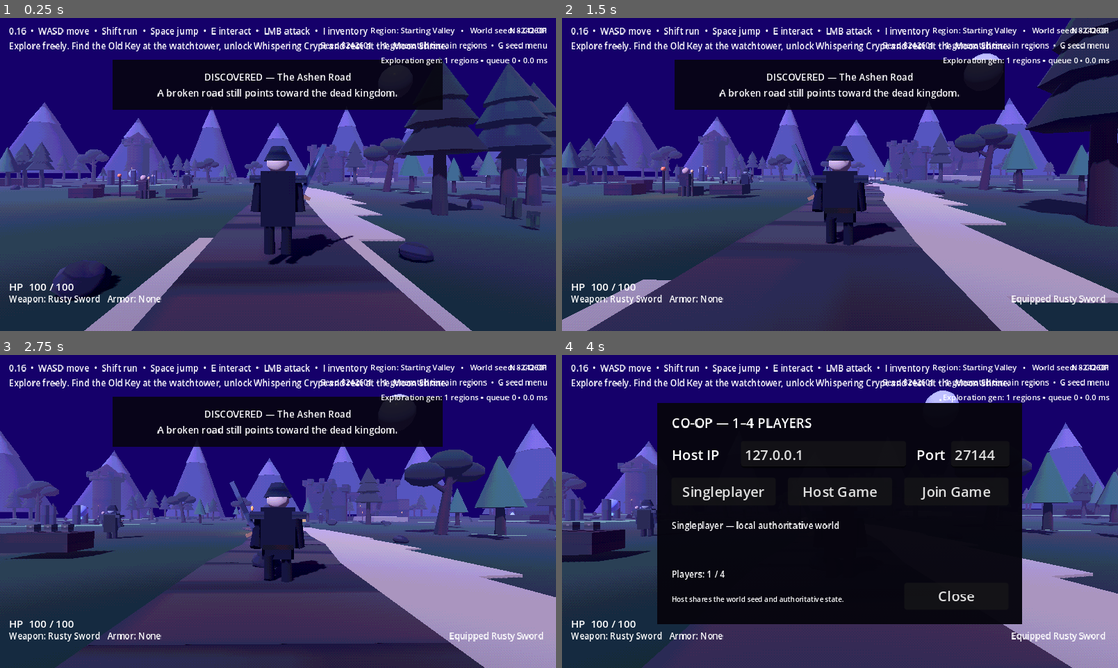
Above: before the commit, frames 1-4 (two rows, left to right).
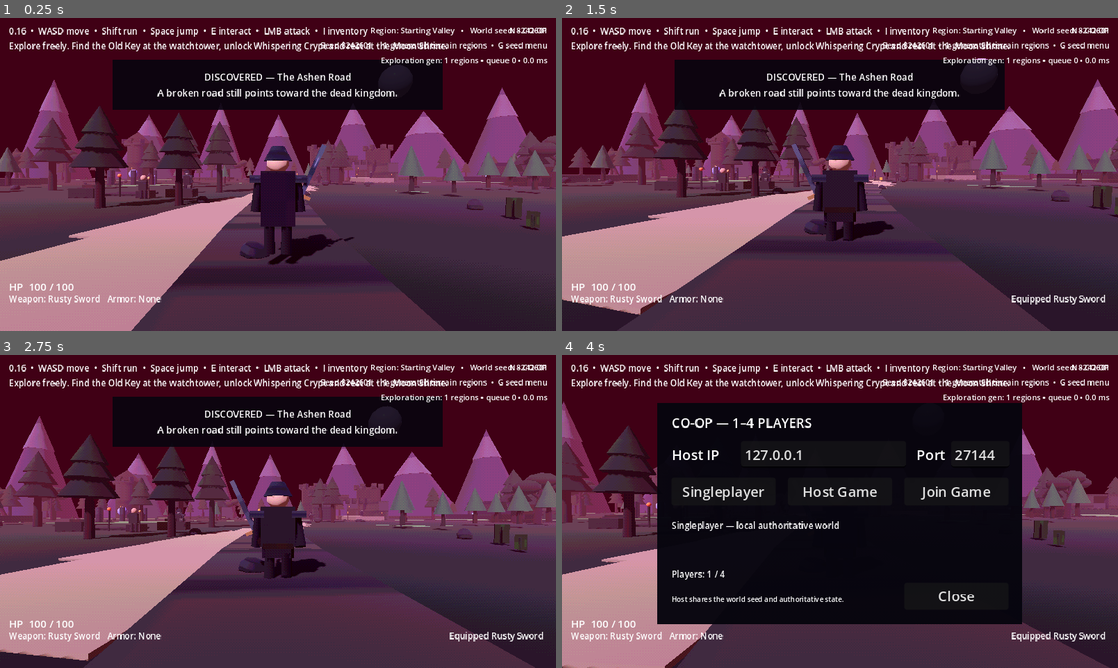
Above: after the commit, the same moments.

Repository: jasonjllind-cpu/aispel
Game: Godot game, scene res://main.tscn
Two runs of this game, one before a commit and one after it. Both use one fixed random seed, a clock stepped at 60 frames per second and the inputs below.
Inputs (mouse positions are in pixels of both pictures, inside the frame that each line leads up to):
- Up to frame 1 (0.25 s): no input
- Up to frame 2 (1.5 s): tap Enter at 0.5 s; move the mouse to (867, 174) at 0.52 s; press the mouse at (867, 174) at 0.53 s; hold W (move_forward) from 0.53 s (still down); tap Space (jump) at 0.77 s; move the mouse to (812, 174) at 1.27 s; release the mouse at (812, 174) at 1.28 s; tap R (equip_next) at 1.35 s
- Up to frame 3 (2.75 s): keep holding W (move_forward); tap Space (jump) at 1.52 s; move the mouse to (289, 505) at 2.02 s; hold E (interact) from 2.03 s (still down)
- Up to frame 4 (4 s): keep holding W (move_forward); move the mouse to (834, 517) at 2.77 s; release E (interact) at 2.78 s; tap Shift (sprint) at 2.85 s; tap Space (jump) at 3.02, 3.77 s; move the mouse to (878, 514) at 3.52 s; tap N at 3.6 s

The runs differ from the first frame. In frame 1, 65% of the frame differs, in the area x 0-100%, y 0-100%; in frame 2, 70%; in frame 3, 71%; in frame 4, 42%.

Commit message:
Add obvious seed-based world variants

Diff:
--- a/scripts/world.gd
+++ b/scripts/world.gd
@@ -28,15 +28,19 @@
 	_build_hud()
 
 func _build_environment() -> void:
+	var theme_index: int = _seed_for("environment") % 4
+	var background_colors: Array[Color] = [Color("29106f"), Color("102f54"), Color("4a172e"), Color("163d35")]
+	var ambient_colors: Array[Color] = [Color("7667c7"), Color("5f8fbd"), Color("b06a83"), Color("62a28b")]
+	var fog_colors: Array[Color] = [Color("625b9d"), Color("446f91"), Color("8a4c64"), Color("497f6d")]
 	var world_env := WorldEnvironment.new()
 	var env := Environment.new()
 	env.background_mode = Environment.BG_COLOR
-	env.background_color = Color("29106f")
+	env.background_color = background_colors[theme_index]
 	env.ambient_light_source = Environment.AMBIENT_SOURCE_COLOR
-	env.ambient_light_color = Color("7667c7")
+	env.ambient_light_color = ambient_colors[theme_index]
 	env.ambient_light_energy = 0.72
 	env.fog_enabled = true
-	env.fog_light_color = Color("625b9d")
+	env.fog_light_color = fog_colors[theme_index]
 	env.fog_density = 0.011
 	env.fog_sky_affect = 0.88
 	world_env.environment = env
@@ -164,7 +168,10 @@
 	return body
 
 func _build_ground() -> void:
-	_add_static_box(self, Vector3(0, -1.2, 0), Vector3(230, 2.4, 230), Color("4c7044"), TEX_GRASS)
+	var theme_index: int = _seed_for("ground_palette") % 4
+	var ground_colors: Array[Color] = [Color("4c7044"), Color("476b63"), Color("725146"), Color("53634a")]
+	var terrace_colors: Array[Color] = [Color("40643b"), Color("3c5d58"), Color("65443d"), Color("47583e")]
+	_add_static_box(self, Vector3(0, -1.2, 0), Vector3(230, 2.4, 230), ground_colors[theme_index], TEX_GRASS)
 
 	var terrace_positions: Array[Vector3] = [
 		Vector3(-48, 0.35, 32), Vector3(48, 0.55, 38), Vector3(-67, 0.70, -18),
@@ -175,30 +182,38 @@
 		Vector3(28, 1.7, 25), Vector3(25, 0.9, 18), Vector3(30, 1.1, 20)
 	]
 	for i in range(terrace_positions.size()):
-		_add_static_box(self, terrace_positions[i], terrace_sizes[i], Color("40643b"), TEX_GRASS)
+		_add_static_box(self, terrace_positions[i], terrace_sizes[i], terrace_colors[theme_index], TEX_GRASS)
 
 func _build_old_road() -> void:
+	var rng := RandomNumberGenerator.new()
+	rng.seed = _seed_for("old_road")
+	var phase: float = rng.randf_range(0.0, TAU)
+	var bend: float = rng.randf_range(3.0, 8.0)
+	var drift: float = rng.randf_range(-0.18, 0.38)
 	for i in range(22):
 		var fi: float = float(i)
 		var z: float = 24.0 - fi * 5.0
-		var x: float = sin(fi * 0.42) * 3.0 + fi * 0.28
+		var x: float = sin(fi * 0.42 + phase) * bend + fi * drift
 		var road_piece := _add_static_box(self, Vector3(x, 0.035, z), Vector3(5.4, 0.08, 5.2), Color("8b8068"))
-		road_piece.rotation_degrees.y = sin(fi * 0.35) * 7.0
+		road_piece.rotation_degrees.y = sin(fi * 0.35 + phase) * 11.0
 		if i % 3 == 0:
 			_create_rock(Vector3(x - 3.8, 0.18, z + 1.0), Vector3(0.65, 0.45, 0.70), Color("66616a"))
 		if i % 4 == 0:
 			_create_rock(Vector3(x + 3.7, 0.15, z - 0.8), Vector3(0.55, 0.38, 0.60), Color("5d5962"))
 
 func _build_mountain_ring() -> void:
+	var rng := RandomNumberGenerator.new()
+	rng.seed = _seed_for("mountain_ring")
 	var mountain_positions: Array[Vector3] = [
 		Vector3(-112, 20, -88), Vector3(-84, 16, -118), Vector3(-42, 22, -126),
 		Vector3(0, 18, -132), Vector3(44, 24, -128), Vector3(84, 18, -116),
 		Vector3(116, 22, -86), Vector3(-120, 18, 12), Vector3(122, 16, 18)
 	]
 	for i in range(mountain_positions.size()):
-		var pos: Vector3 = mountain_positions[i]
-		var height: float = 34.0 + float((i * 7) % 18)
-		var radius: float = 18.0 + float((i * 5) % 10)
+		var base_pos: Vector3 = mountain_positions[i]
+		var pos := base_pos + Vector3(rng.randf_range(-8.0, 8.0), rng.randf_range(-2.0, 5.0), rng.randf_range(-6.0, 6.0))
+		var height: float = rng.randf_range(30.0, 58.0)
+		var radius: float = rng.randf_range(15.0, 29.0)
 		_mesh_cylinder(self, "Mountain%d" % i, height, 0.0, radius, pos, Color("302f55"), Vector3.ZERO, null, 6)
 		_mesh_cylinder(self, "MountainCap%d" % i, height * 0.30, 0.0, radius * 0.34, pos + Vector3(0, height * 0.34, 0), Color("6d6c8d"), Vector3.ZERO, null, 6)
 
@@ -262,7 +277,8 @@
 func _build_forest() -> void:
 	var rng := RandomNumberGenerator.new()
 	rng.seed = _seed_for("forest")
-	for i in range(125):
+	var tree_count: int = rng.randi_range(85, 175)
+	for i in range(tree_count):
 		var p := Vector3(rng.randf_range(-100, 100), 0, rng.randf_range(-100, 100))
 		if abs(p.x) < 7.0 and p.z > -95.0 and p.z < 30.0:
 			continue
